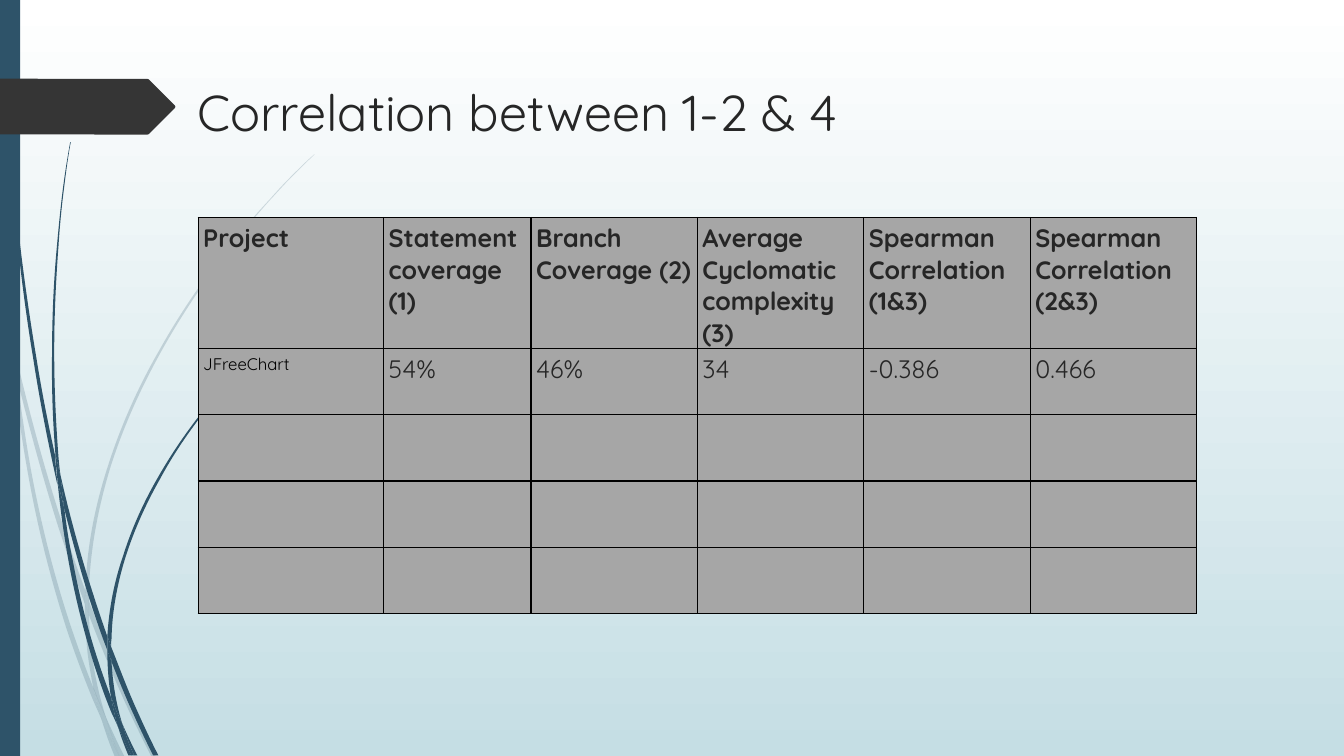
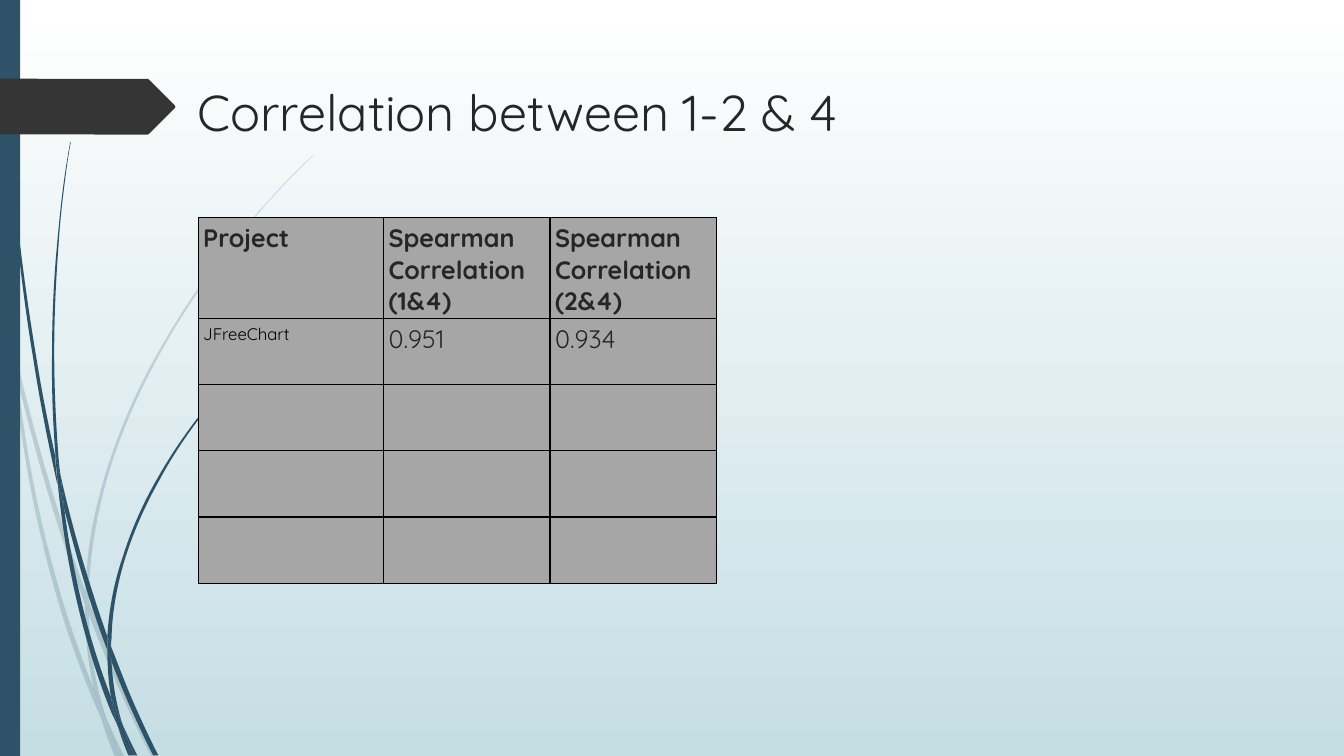
Before and after one commit to Shivamnautiyal20/SOEN6611_Project_Group_C, a slide deck: slide 12 of Documents/TeamC-Project presentation-SOEN 6611 .pptx (slide 11 before the commit). Drawn at 1344x756 pixels with LibreOffice and Linux fonts; fonts in the diff are those of the drawing. Boxes give left, top, right and bottom in pixels: in the first picture for what was removed or moved away, otherwise in the second. Text is boxed around its words. In the diff, an @@ line names an element or a change of style, - is before the commit and + after.

```diff
--- a/Documents/TeamC-Project presentation-SOEN 6611 .pptx
+++ b/Documents/TeamC-Project presentation-SOEN 6611 .pptx
@@ table at [199,218,717,584] @@
-column 2: Statement coverage (1) | 54% |  |  | 
-column 3: Branch Coverage (2) | 46% |  |  | 
-column 4: Average Cyclomatic complexity (3) | 34 |  |  | 
-column 5: Spearman Correlation (1&3) | -0.386 |  |  | 
-column 6: Spearman Correlation (2&3) | 0.466 |  |  | 
+column 2: Spearman Correlation (1&4) | 0.951 |  |  | 
+column 3: Spearman Correlation (2&4) | 0.934 |  |  | 
@@ table: place and size @@
-table at [199,218,1197,614]
+table at [199,218,717,584]
```
Also in this commit, not shown: 2 other slides changed, 6 slides added, 2 slides removed, 3 other files.
